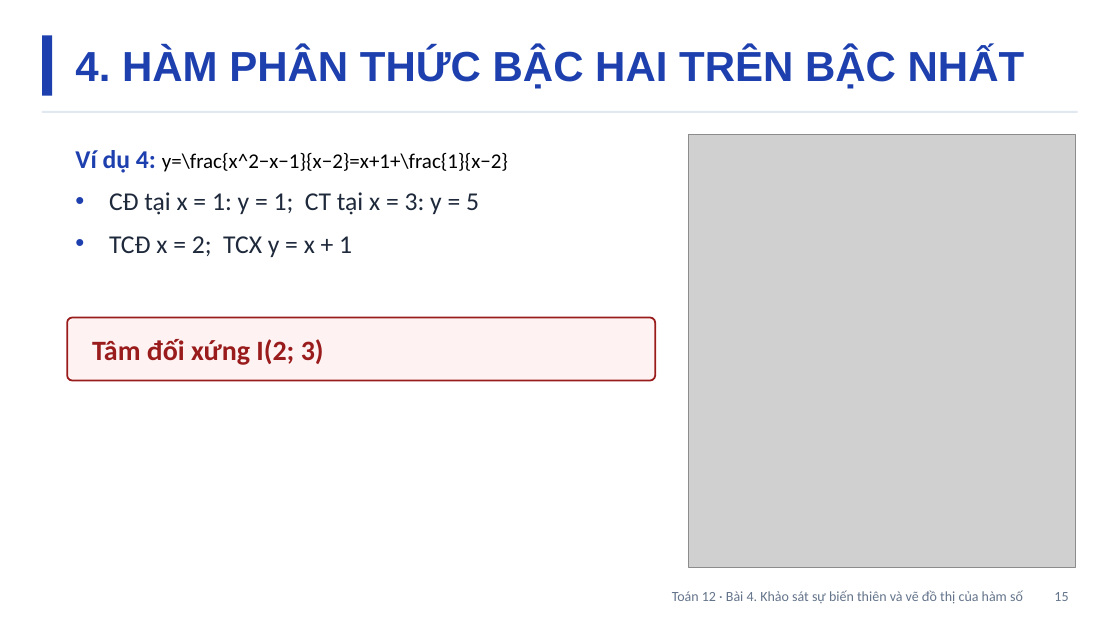
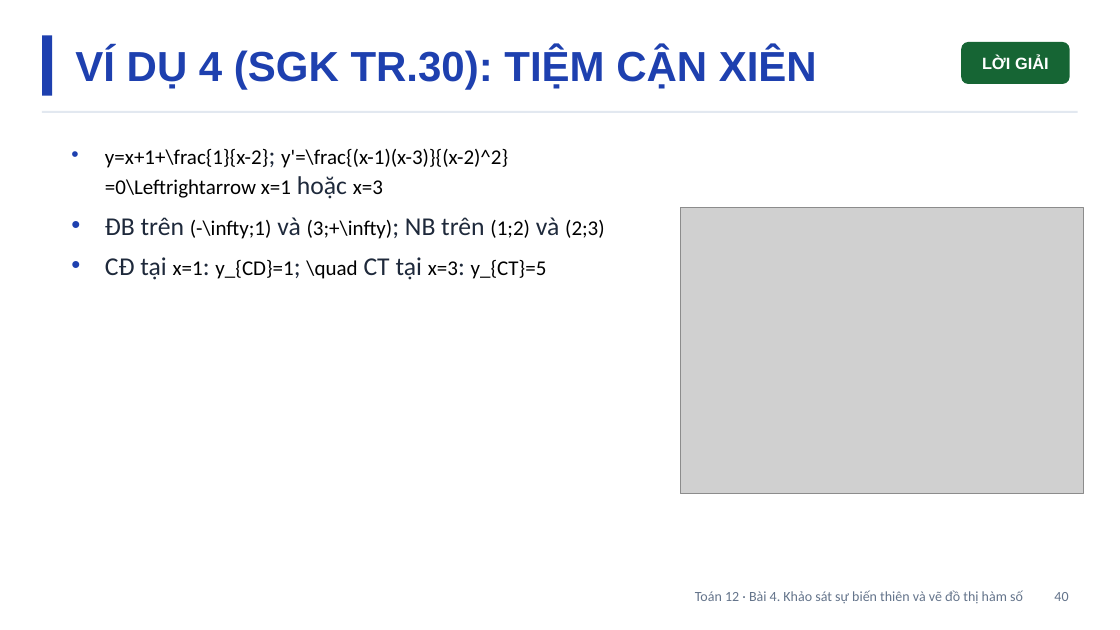
Before and after one commit to Trangtu66/Taode_thi_online, a slide deck: slide 40 of mon/toan/slide/lop12/Slide_TOAN12_Bai4_T14-18.pptx (slide 15 before the commit). Drawn at 1120x630 pixels with LibreOffice and Linux fonts; fonts in the diff are those of the drawing; grey boxes stand for pictures. Boxes give left, top, right and bottom in pixels: in the first picture for what was removed or moved away, otherwise in the second. Text is boxed around its words. In the diff, an @@ line names an element or a change of style, - is before the commit and + after.

```diff
--- a/mon/toan/slide/lop12/Slide_TOAN12_Bai4_T14-18.pptx
+++ b/mon/toan/slide/lop12/Slide_TOAN12_Bai4_T14-18.pptx
@@ text removed at (75,48,1025,89) @@
-4. HÀM PHÂN THỨC BẬC HAI TRÊN BẬC NHẤT
@@ text added at (75,48,817,90), 36 pt, text #1E40AF, bold @@
+VÍ DỤ 4 (SGK TR.30): TIỆM CẬN XIÊN
@@ rounded rectangle added at (961,42,1070,84), fill #166534, 14 pt, text #FFFFFF, bold @@
+LỜI GIẢI
@@ text at (105,149,605,280): text changed; size 22 to 18 pt; text colour #1E293B to #000000 @@
-Ví dụ 4: y=\frac{x^2−x−1}{x−2}=x+1+\frac{1}{x−2}
-• CĐ tại x = 1: y = 1; CT tại x = 3: y = 5
-• TCĐ x = 2; TCX y = x + 1
+• y=x+1+\frac{1}{x-2}; y'=\frac{(x-1)(x-3)}{(x-2)^2}=0\Leftrightarrow x=1 hoặc x=3
+• ĐB trên (-\infty;1) và (3;+\infty); NB trên (1;2) và (2;3)
+• CĐ tại x=1: y_{CD}=1; \quad CT tại x=3: y_{CT}=5
@@ picture: place and size @@
-picture at (689,134,1076,567)
+picture at (681,208,1084,494)
@@ rounded rectangle removed at (67,318,655,381) @@
@@ text removed at (92,339,324,365) @@
-Tâm đối xứng I(2; 3)
@@ text at (695,590,1068,603): text changed @@
-Toán 12 · Bài 4. Khảo sát sự biến thiên và vẽ đồ thị của hàm số 15
+Toán 12 · Bài 4. Khảo sát sự biến thiên và vẽ đồ thị hàm số 40
```
Also in this commit, not shown: 22 other slides changed, 42 slides added, 1 slide removed.
